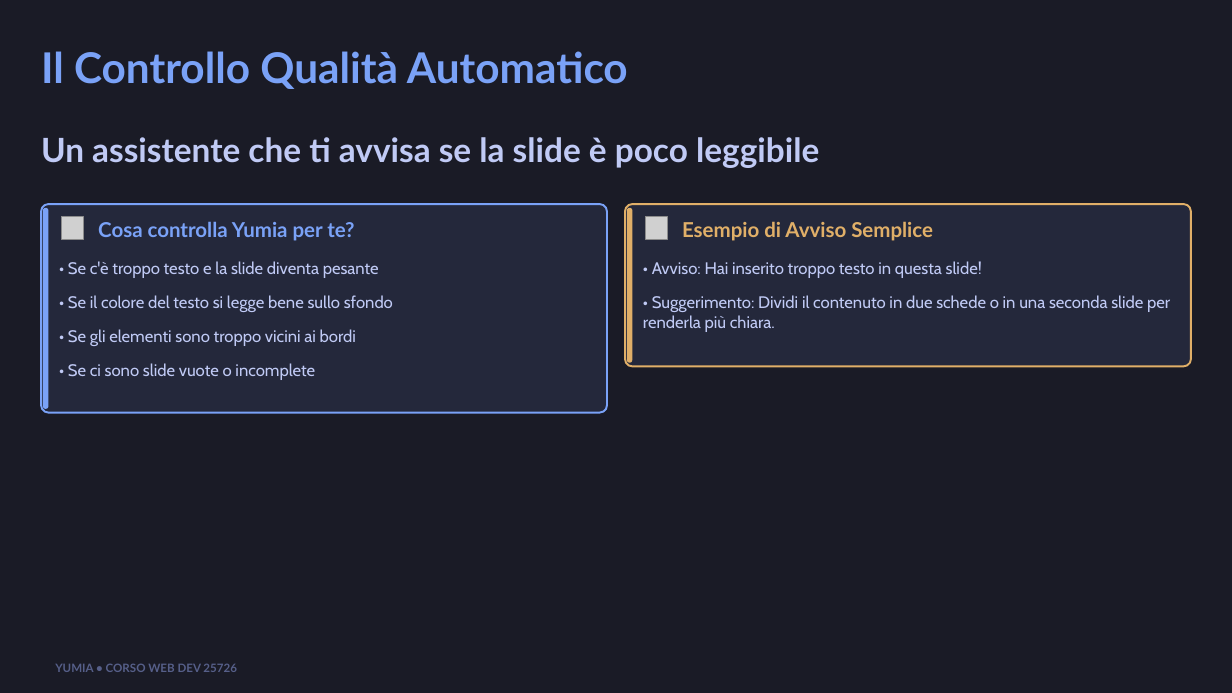
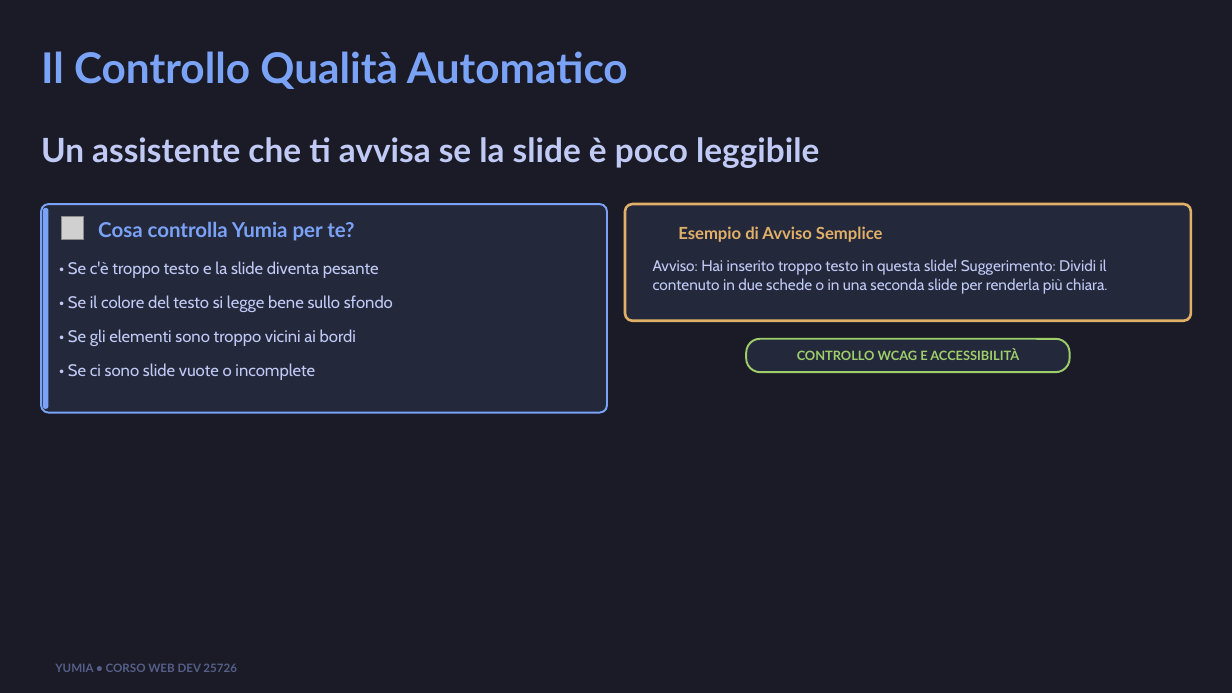
Before and after one commit to biagio-scaglia/Yumia-MD, a slide deck: slide 8 of presentation.pptx. Drawn at 1232x693 pixels with LibreOffice and Linux fonts; fonts in the diff are those of the drawing; grey boxes stand for pictures; background and template pictures are left out. Boxes give left, top, right and bottom in pixels: in the first picture for what was removed or moved away, otherwise in the second. Text is boxed around its words. In the diff, an @@ line names an element or a change of style, - is before the commit and + after.

```diff
--- a/presentation.pptx
+++ b/presentation.pptx
@@ rounded rectangle resized from (x1=625, y1=204, x2=1190, y2=367) to (x1=625, y1=204, x2=1190, y2=321) @@
@@ rounded rectangle at (x1=625, y1=204, x2=1190, y2=321): outline #E0AF68 1.5 pt to #E0AF68 2 pt; proportions changed @@
@@ rounded rectangle removed at (x1=627, y1=208, x2=632, y2=363) @@
@@ picture removed at (x1=645, y1=217, x2=667, y2=239) @@
@@ text "Esempio di Avviso Semplice" at (x1=678, y1=226, x2=883, y2=242): size 16 to 13 pt @@
@@ text removed at (x1=652, y1=261, x2=982, y2=278) @@
-• Avviso: Hai inserito troppo testo in questa slide!
@@ text at (x1=653, y1=259, x2=1107, y2=294): text changed; size 13 to 12 pt @@
-• Suggerimento: Dividi il contenuto in due schede o in una seconda slide per renderla più chiara.
+Avviso: Hai inserito troppo testo in questa slide! Suggerimento: Dividi il contenuto in due schede o in una seconda slide per renderla più chiara.
@@ rounded rectangle added at (x1=747, y1=339, x2=1070, y2=372), fill #24283B, outline #9ECE6A 1.5 pt @@
@@ text added at (x1=797, y1=349, x2=1019, y2=360), 10 pt, text #9ECE6A, bold @@
+CONTROLLO WCAG E ACCESSIBILITÀ
```
Also in this commit, not shown: 6 other slides changed, 16 other files.
